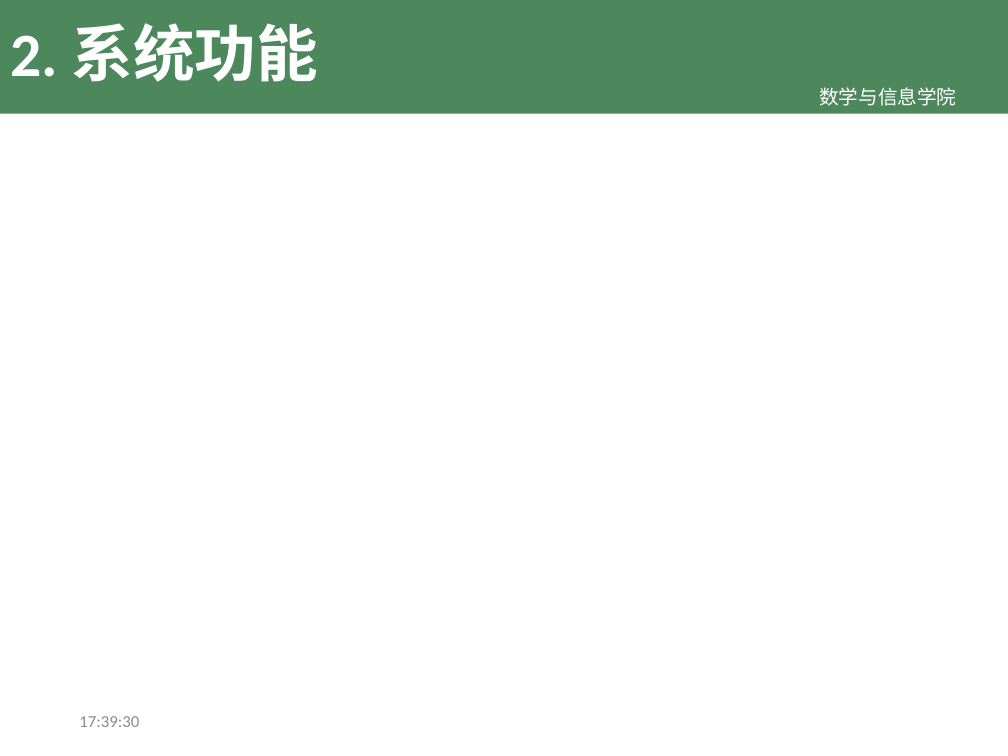
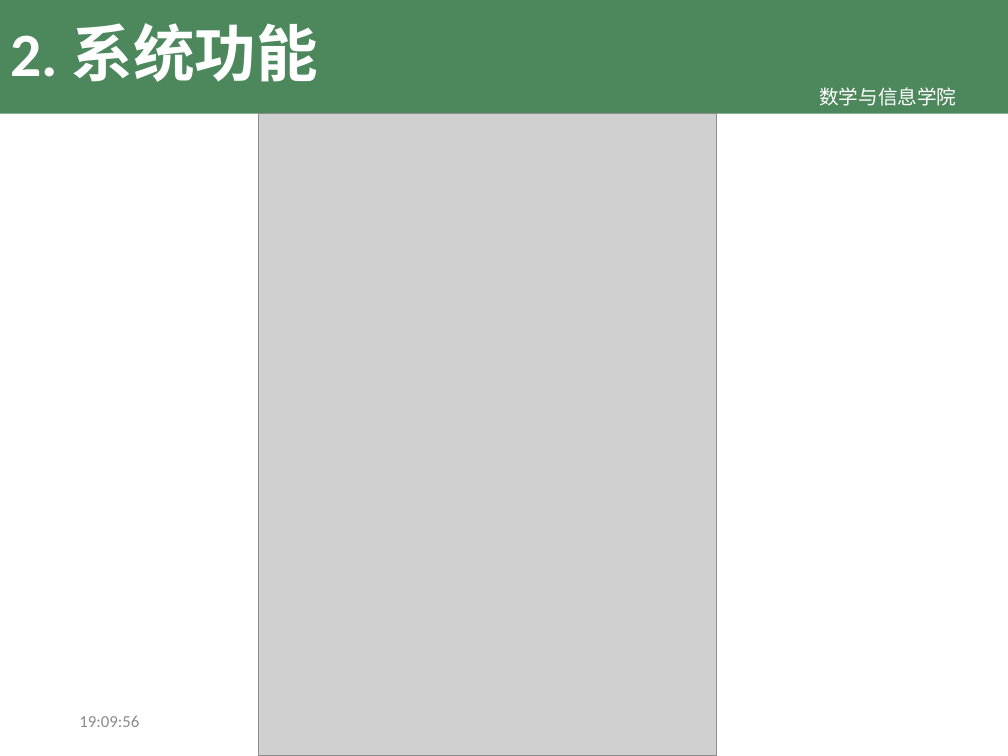
Before and after one commit to TeslaCN/graduation, a slide deck: slide 9 of 基于Scrapy框架的计算机专业学习资源网站_吴伟杰.pptx (slide 7 before the commit). Drawn at 1008x756 pixels with LibreOffice and Linux fonts; fonts in the diff are those of the drawing; grey boxes stand for pictures; background and template pictures are left out. Boxes give left, top, right and bottom in pixels: in the first picture for what was removed or moved away, otherwise in the second. Text is boxed around its words. In the diff, an @@ line names an element or a change of style, - is before the commit and + after.

```diff
--- a/基于Scrapy框架的计算机专业学习资源网站_吴伟杰.pptx
+++ b/基于Scrapy框架的计算机专业学习资源网站_吴伟杰.pptx
@@ picture added at (258, 114, 716, 756) @@
@@ text at (79, 716, 139, 727): text changed @@
-17:39:30
+19:09:56
```
Also in this commit, not shown: 9 other slides changed, 9 slides added, 4 other files.
